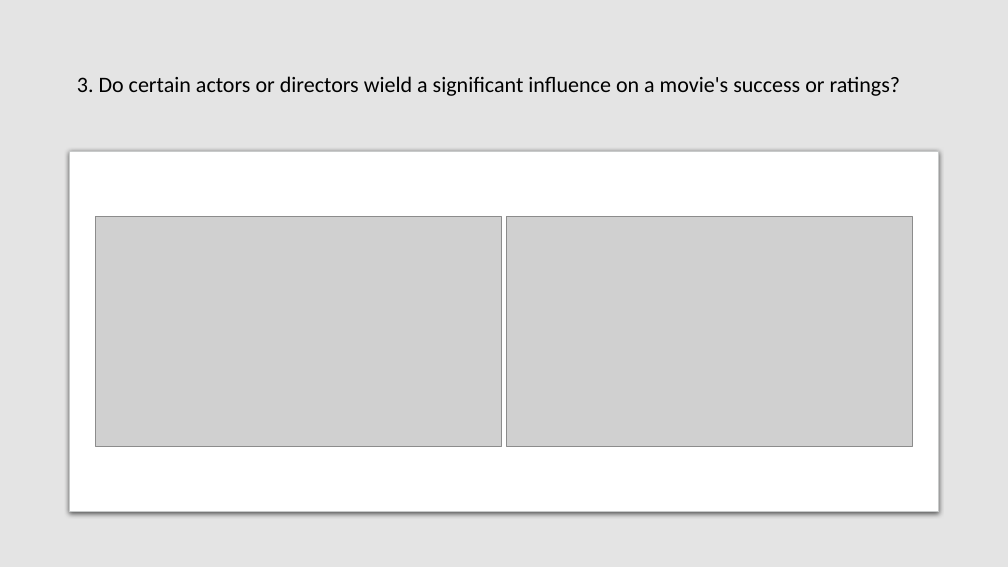
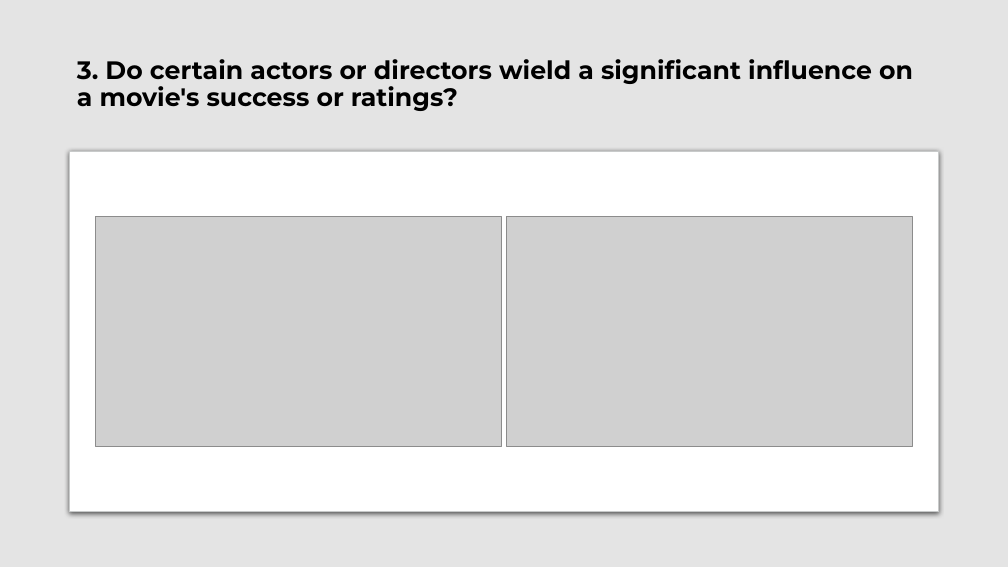
Before and after one commit to AnyasorG/project1_group4, a slide deck: slide 8 of Project1_Presentation.pptx (slide 7 before the commit). Drawn at 1008x567 pixels with LibreOffice and Linux fonts; fonts in the diff are those of the drawing; grey boxes stand for pictures. Boxes give left, top, right and bottom in pixels: in the first picture for what was removed or moved away, otherwise in the second. Text is boxed around its words. In the diff, an @@ line names an element or a change of style, - is before the commit and + after.

```diff
--- a/Project1_Presentation.pptx
+++ b/Project1_Presentation.pptx
@@ title "3. Do certain actors or ..." at (70, 30, 939, 140): size 21 to 24 pt, font Calibri to Montserrat, bold on @@
```
Also in this commit, not shown: 6 other slides changed, 2 slides added, 1 slide removed, 5 other files.
